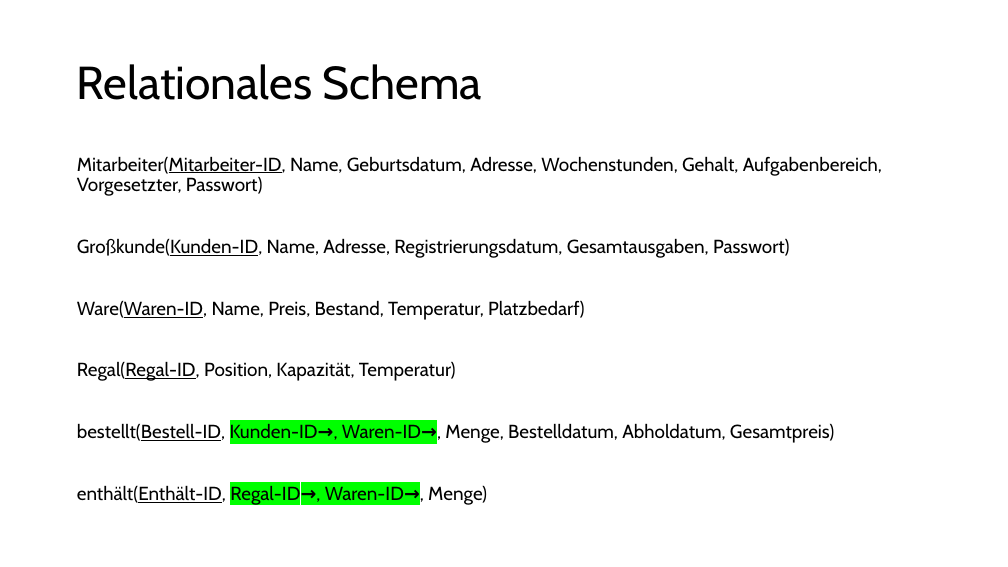
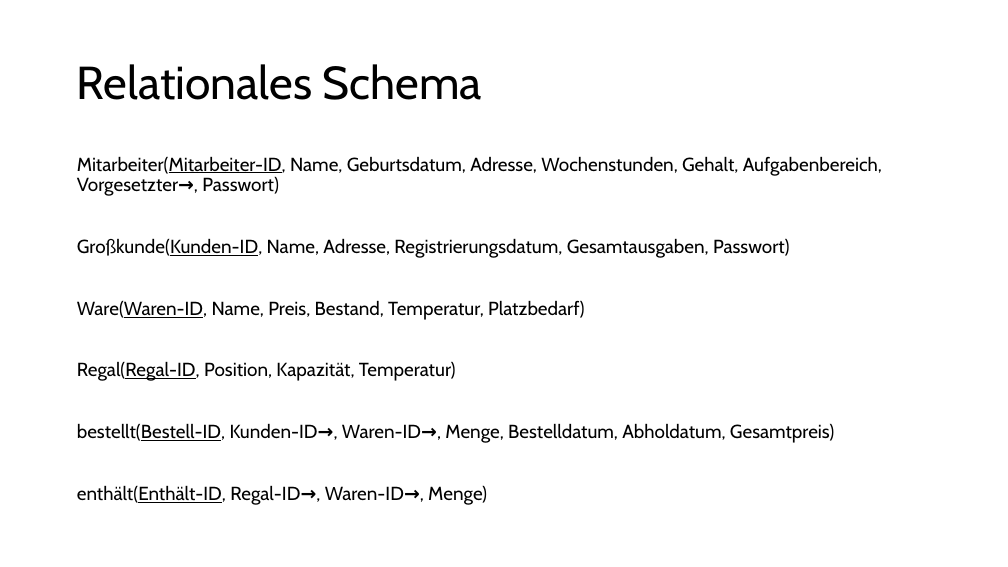
Before and after one commit to ChrisiCrafter27/SupermarketDatabase, a slide deck: slide 6 of src/resources/DatenbankProjektPräsi.pptx. Drawn at 1008x567 pixels with LibreOffice and Linux fonts; fonts in the diff are those of the drawing. Boxes give left, top, right and bottom in pixels: in the first picture for what was removed or moved away, otherwise in the second. Text is boxed around its words. In the diff, an @@ line names an element or a change of style, - is before the commit and + after.

```diff
--- a/src/resources/DatenbankProjektPräsi.pptx
+++ b/src/resources/DatenbankProjektPräsi.pptx
@@ text at (77, 156, 882, 196): text changed @@
-Mitarbeiter(Mitarbeiter-ID, Name, Geburtsdatum, Adresse, Wochenstunden, Gehalt, Aufgabenbereich, Vorgesetzter, Passwort)
+Mitarbeiter(Mitarbeiter-ID, Name, Geburtsdatum, Adresse, Wochenstunden, Gehalt, Aufgabenbereich, Vorgesetzter→, Passwort)
@@ text at (77, 423, 834, 505): highlight #00FF00 to none in "Kunden-ID→, Waren-ID→,", "Regal-ID→, Waren-ID→," @@
```
Also in this commit, not shown: 1 other slide changed, 3 other files.
